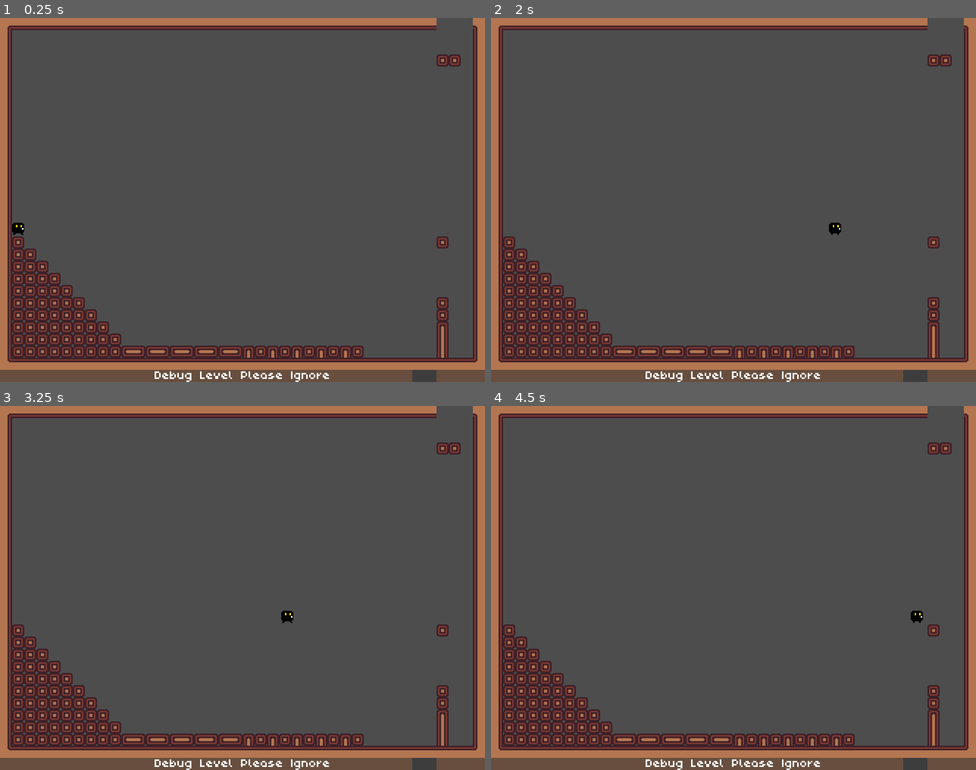
Above: before the commit, frames 1-4 (two rows, left to right).
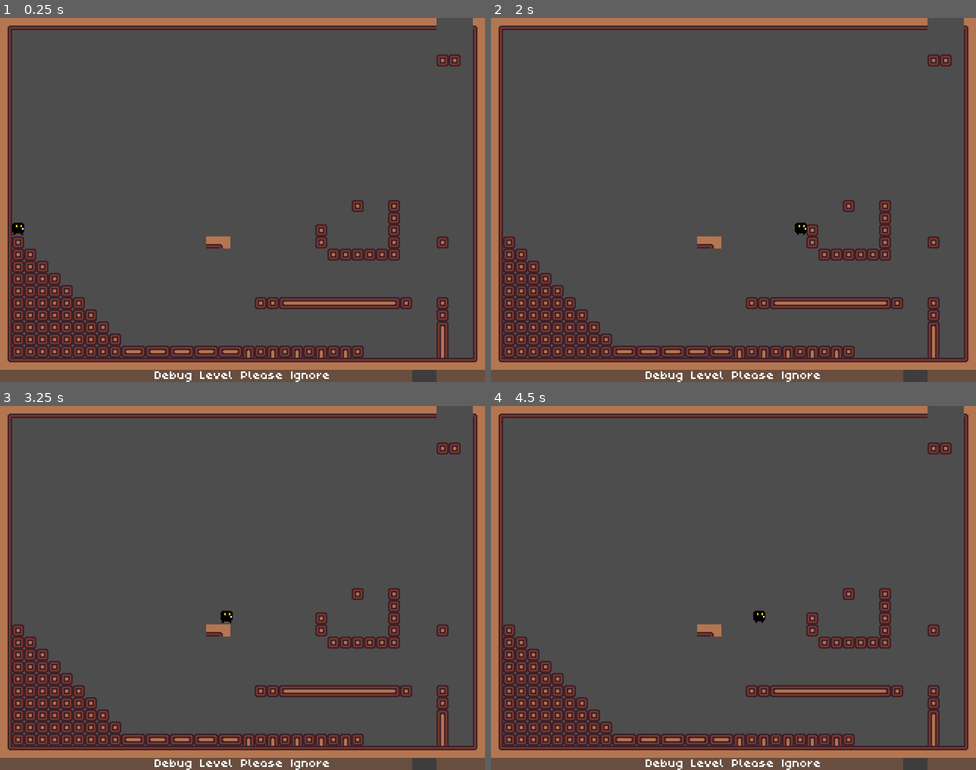
Above: after the commit, the same moments.

Repository: Team-Bunglon/phantom-striker
Game: Godot game, scene res://levels/level0.tscn
The game is run twice, just before and just after one commit, with the same random seed, the same clock (stepped at 60 frames per second) and the same inputs. This scene is started directly instead of the project's main scene.
Inputs:
- Up to frame 1 (0.25 s): no input
- Up to frame 2 (2 s): tap Enter at 0.5 s; hold S (crouch) 0.53-1.28 s; hold D (move_right) from 0.53 s (still down); tap W (jump) at 0.77, 1.52 s; tap S (crouch) at 1.35 s
- Up to frame 3 (3.25 s): release D (move_right) at 2.03 s; hold A (move_left) 2.03-2.78 s; hold S (crouch) 2.03-2.78 s; hold D (move_right) from 2.78 s (still down); tap S (crouch) at 2.85 s; tap W (jump) at 3.02 s
- Up to frame 4 (4.5 s): hold S (crouch) 3.53-4.28 s; tap W (jump) at 3.77 s; release D (move_right) at 4.28 s; hold A (move_left) from 4.28 s (still down); tap S (crouch) at 4.35 s

The runs differ from the first frame. In frame 1, 2.3% of the frame differs, in the area x 42-85%, y 50-80%; in frame 2, 2.4%; in frame 3, 2.4%; in frame 4, 2.4%, in the area x 42-90%, y 50-80%.
Error in both runs: Invalid operands 'float' and 'Vector2' in operator '+'. (res://objects/player.gd:107)

Commit message:
AutoTile

Diff:
--- a/assets/sprites/tiles.tres
+++ b/assets/sprites/tiles.tres
@@ -13,45 +13,120 @@
 [sub_resource type="TileSetAtlasSource" id="TileSetAtlasSource_nt6jq"]
 texture = ExtResource("1_q0u8h")
 0:0/0 = 0
+0:0/0/terrain_set = 0
+0:0/0/terrain = 0
 0:0/0/physics_layer_0/linear_velocity = Vector2(0, 0)
 0:0/0/physics_layer_0/angular_velocity = 0.0
 0:0/0/physics_layer_0/polygon_0/points = PackedVector2Array(-8, -8, 8, -8, 8, 8, -8, 8)
+0:0/0/terrains_peering_bit/right_side = 0
+0:0/0/terrains_peering_bit/bottom_side = 0
+0:0/0/terrains_peering_bit/bottom_left_corner = 0
+0:0/0/terrains_peering_bit/left_side = 0
+0:0/0/terrains_peering_bit/top_left_corner = 0
+0:0/0/terrains_peering_bit/top_side = 0
+0:0/0/terrains_peering_bit/top_right_corner = 0
 1:0/0 = 0
+1:0/0/terrain_set = 0
+1:0/0/terrain = 0
 1:0/0/physics_layer_0/linear_velocity = Vector2(0, 0)
 1:0/0/physics_layer_0/angular_velocity = 0.0
 1:0/0/physics_layer_0/polygon_0/points = PackedVector2Array(-8, -8, 8, -8, 8, 8, -8, 8)
+1:0/0/terrains_peering_bit/right_side = 0
+1:0/0/terrains_peering_bit/left_side = 0
+1:0/0/terrains_peering_bit/top_left_corner = 0
+1:0/0/terrains_peering_bit/top_side = 0
+1:0/0/terrains_peering_bit/top_right_corner = 0
 2:0/0 = 0
+2:0/0/terrain_set = 0
+2:0/0/terrain = 0
 2:0/0/physics_layer_0/linear_velocity = Vector2(0, 0)
 2:0/0/physics_layer_0/angular_velocity = 0.0
 2:0/0/physics_layer_0/polygon_0/points = PackedVector2Array(-8, -8, 8, -8, 8, 8, -8, 8)
+2:0/0/terrains_peering_bit/right_side = 0
+2:0/0/terrains_peering_bit/bottom_right_corner = 0
+2:0/0/terrains_peering_bit/bottom_side = 0
+2:0/0/terrains_peering_bit/left_side = 0
+2:0/0/terrains_peering_bit/top_left_corner = 0
+2:0/0/terrains_peering_bit/top_side = 0
+2:0/0/terrains_peering_bit/top_right_corner = 0
 3:0/0 = 0
+3:0/0/terrain_set = 0
+3:0/0/terrain = 0
 3:0/0/physics_layer_0/linear_velocity = Vector2(0, 0)
 3:0/0/physics_layer_0/angular_velocity = 0.0
 3:0/0/physics_layer_0/polygon_0/points = PackedVector2Array(-8, -8, 8, -8, 8, 8, -8, 8)
+3:0/0/terrains_peering_bit/right_side = 0
+3:0/0/terrains_peering_bit/bottom_right_corner = 0
+3:0/0/terrains_peering_bit/bottom_side = 0
 4:0/0 = 0
+4:0/0/terrain_set = 0
+4:0/0/terrain = 0
 4:0/0/physics_layer_0/linear_velocity = Vector2(0, 0)
 4:0/0/physics_layer_0/angular_velocity = 0.0
 4:0/0/physics_layer_0/polygon_0/points = PackedVector2Array(-8, -8, 8, -8, 8, 8, -8, 8)
+4:0/0/terrains_peering_bit/bottom_side = 0
+4:0/0/terrains_peering_bit/bottom_left_corner = 0
+4:0/0/terrains_peering_bit/left_side = 0
 5:0/0 = 0
+5:0/0/terrain_set = 0
+5:0/0/terrain = 0
 5:0/0/physics_layer_0/linear_velocity = Vector2(0, 0)
 5:0/0/physics_layer_0/angular_velocity = 0.0
 5:0/0/physics_layer_0/polygon_0/points = PackedVector2Array(-8, -8, 8, -8, 8, 8, -8, 8)
+5:0/0/terrains_peering_bit/right_side = 0
+5:0/0/terrains_peering_bit/bottom_side = 0
+5:0/0/terrains_peering_bit/left_side = 0
+5:0/0/terrains_peering_bit/top_left_corner = 0
+5:0/0/terrains_peering_bit/top_side = 0
+5:0/0/terrains_peering_bit/top_right_corner = 0
 6:0/0 = 0
+6:0/0/terrain_set = 0
+6:0/0/terrain = 0
 6:0/0/physics_layer_0/linear_velocity = Vector2(0, 0)
 6:0/0/physics_layer_0/angular_velocity = 0.0
 6:0/0/physics_layer_0/polygon_0/points = PackedVector2Array(-8, -8, 8, -8, 8, 8, -8, 8)
+6:0/0/terrains_peering_bit/right_side = 0
+6:0/0/terrains_peering_bit/bottom_right_corner = 0
+6:0/0/terrains_peering_bit/bottom_side = 0
+6:0/0/terrains_peering_bit/left_side = 0
+6:0/0/terrains_peering_bit/top_side = 0
+6:0/0/terrains_peering_bit/top_right_corner = 0
 7:0/0 = 0
+7:0/0/terrain_set = 0
+7:0/0/terrain = 0
 7:0/0/physics_layer_0/linear_velocity = Vector2(0, 0)
 7:0/0/physics_layer_0/angular_velocity = 0.0
 7:0/0/physics_layer_0/polygon_0/points = PackedVector2Array(-8, -8, 8, -8, 8, 8, -8, 8)
+7:0/0/terrains_peering_bit/right_side = 0
+7:0/0/terrains_peering_bit/bottom_right_corner = 0
+7:0/0/terrains_peering_bit/bottom_side = 0
+7:0/0/terrains_peering_bit/left_side = 0
+7:0/0/terrains_peering_bit/top_side = 0
 8:0/0 = 0
+8:0/0/terrain_set = 0
+8:0/0/terrain = 0
 8:0/0/physics_layer_0/linear_velocity = Vector2(0, 0)
 8:0/0/physics_layer_0/angular_velocity = 0.0
 8:0/0/physics_layer_0/polygon_0/points = PackedVector2Array(-8, -8, 8, -8, 8, 8, -8, 8)
+8:0/0/terrains_peering_bit/right_side = 0
+8:0/0/terrains_peering_bit/bottom_side = 0
+8:0/0/terrains_peering_bit/bottom_left_corner = 0
+8:0/0/terrains_peering_bit/left_side = 0
+8:0/0/terrains_peering_bit/top_side = 0
 9:0/0 = 0
+9:0/0/terrain_set = 0
+9:0/0/terrain = 0
 9:0/0/physics_layer_0/linear_velocity = Vector2(0, 0)
 9:0/0/physics_layer_0/angular_velocity = 0.0
 9:0/0/physics_layer_0/polygon_0/points = PackedVector2Array(-8, -8, 8, -8, 8, 8, -8, 8)
+9:0/0/terrains_peering_bit/right_side = 0
+9:0/0/terrains_peering_bit/bottom_right_corner = 0
+9:0/0/terrains_peering_bit/bottom_side = 0
+9:0/0/terrains_peering_bit/bottom_left_corner = 0
+9:0/0/terrains_peering_bit/left_side = 0
+9:0/0/terrains_peering_bit/top_left_corner = 0
+9:0/0/terrains_peering_bit/top_side = 0
+9:0/0/terrains_peering_bit/top_right_corner = 0
 10:0/0 = 0
 10:0/0/physics_layer_0/linear_velocity = Vector2(0, 0)
 10:0/0/physics_layer_0/angular_velocity = 0.0
@@ -61,45 +136,119 @@
 11:0/0/physics_layer_0/angular_velocity = 0.0
 11:0/0/physics_layer_0/polygon_0/points = PackedVector2Array(-8, -8, 8, -8, 8, 8, -8, 8)
 0:1/0 = 0
+0:1/0/terrain_set = 0
+0:1/0/terrain = 0
 0:1/0/physics_layer_0/linear_velocity = Vector2(0, 0)
 0:1/0/physics_layer_0/angular_velocity = 0.0
 0:1/0/physics_layer_0/polygon_0/points = PackedVector2Array(-8, -8, 8, -8, 8, 8, -8, 8)
+0:1/0/terrains_peering_bit/bottom_side = 0
+0:1/0/terrains_peering_bit/bottom_left_corner = 0
+0:1/0/terrains_peering_bit/left_side = 0
+0:1/0/terrains_peering_bit/top_left_corner = 0
+0:1/0/terrains_peering_bit/top_side = 0
 1:1/0 = 0
+1:1/0/terrain_set = 0
+1:1/0/terrain = 0
 1:1/0/physics_layer_0/linear_velocity = Vector2(0, 0)
 1:1/0/physics_layer_0/angular_velocity = 0.0
 1:1/0/physics_layer_0/polygon_0/points = PackedVector2Array(-8, -8, 8, -8, 8, 8, -8, 8)
+1:1/0/terrains_peering_bit/right_side = 0
+1:1/0/terrains_peering_bit/bottom_right_corner = 0
+1:1/0/terrains_peering_bit/bottom_side = 0
+1:1/0/terrains_peering_bit/bottom_left_corner = 0
+1:1/0/terrains_peering_bit/left_side = 0
+1:1/0/terrains_peering_bit/top_left_corner = 0
+1:1/0/terrains_peering_bit/top_side = 0
+1:1/0/terrains_peering_bit/top_right_corner = 0
 2:1/0 = 0
+2:1/0/terrain_set = 0
+2:1/0/terrain = 0
 2:1/0/physics_layer_0/linear_velocity = Vector2(0, 0)
 2:1/0/physics_layer_0/angular_velocity = 0.0
 2:1/0/physics_layer_0/polygon_0/points = PackedVector2Array(-8, -8, 8, -8, 8, 8, -8, 8)
+2:1/0/terrains_peering_bit/right_side = 0
+2:1/0/terrains_peering_bit/bottom_right_corner = 0
+2:1/0/terrains_peering_bit/bottom_side = 0
+2:1/0/terrains_peering_bit/top_side = 0
+2:1/0/terrains_peering_bit/top_right_corner = 0
 3:1/0 = 0
+3:1/0/terrain_set = 0
+3:1/0/terrain = 0
 3:1/0/physics_layer_0/linear_velocity = Vector2(0, 0)
 3:1/0/physics_layer_0/angular_velocity = 0.0
 3:1/0/physics_layer_0/polygon_0/points = PackedVector2Array(-8, -8, 8, -8, 8, 8, -8, 8)
+3:1/0/terrains_peering_bit/right_side = 0
+3:1/0/terrains_peering_bit/top_side = 0
+3:1/0/terrains_peering_bit/top_right_corner = 0
 4:1/0 = 0
+4:1/0/terrain_set = 0
+4:1/0/terrain = 0
 4:1/0/physics_layer_0/linear_velocity = Vector2(0, 0)
 4:1/0/physics_layer_0/angular_velocity = 0.0
 4:1/0/physics_layer_0/polygon_0/points = PackedVector2Array(-8, -8, 8, -8, 8, 8, -8, 8)
+4:1/0/terrains_peering_bit/left_side = 0
+4:1/0/terrains_peering_bit/top_left_corner = 0
+4:1/0/terrains_peering_bit/top_side = 0
 5:1/0 = 0
+5:1/0/terrain_set = 0
+5:1/0/terrain = 0
 5:1/0/physics_layer_0/linear_velocity = Vector2(0, 0)
 5:1/0/physics_layer_0/angular_velocity = 0.0
 5:1/0/physics_layer_0/polygon_0/points = PackedVector2Array(-8, -8, 8, -8, 8, 8, -8, 8)
+5:1/0/terrains_peering_bit/right_side = 0
+5:1/0/terrains_peering_bit/bottom_right_corner = 0
+5:1/0/terrains_peering_bit/bottom_side = 0
+5:1/0/terrains_peering_bit/bottom_left_corner = 0
+5:1/0/terrains_peering_bit/left_side = 0
+5:1/0/terrains_peering_bit/top_side = 0
 6:1/0 = 0
+6:1/0/terrain_set = 0
+6:1/0/terrain = 0
 6:1/0/physics_layer_0/linear_velocity = Vector2(0, 0)
 6:1/0/physics_layer_0/angular_velocity = 0.0
 6:1/0/physics_layer_0/polygon_0/points = PackedVector2Array(-8, -8, 8, -8, 8, 8, -8, 8)
+6:1/0/terrains_peering_bit/right_side = 0
+6:1/0/terrains_peering_bit/bottom_side = 0
+6:1/0/terrains_peering_bit/bottom_left_corner = 0
+6:1/0/terrains_peering_bit/left_side = 0
+6:1/0/terrains_peering_bit/top_left_corner = 0
+6:1/0/terrains_peering_bit/top_side = 0
 7:1/0 = 0
+7:1/0/terrain_set = 0
+7:1/0/terrain = 0
 7:1/0/physics_layer_0/linear_velocity = Vector2(0, 0)
 7:1/0/physics_layer_0/angular_velocity = 0.0
 7:1/0/physics_layer_0/polygon_0/points = PackedVector2Array(-8, -8, 8, -8, 8, 8, -8, 8)
+7:1/0/terrains_peering_bit/right_side = 0
+7:1/0/terrains_peering_bit/bottom_side = 0
+7:1/0/terrains_peering_bit/left_side = 0
+7:1/0/terrains_peering_bit/top_side = 0
+7:1/0/terrains_peering_bit/top_right_corner = 0
 8:1/0 = 0
+8:1/0/terrain_set = 0
+8:1/0/terrain = 0
 8:1/0/physics_layer_0/linear_velocity = Vector2(0, 0)
 8:1/0/physics_layer_0/angular_velocity = 0.0
 8:1/0/physics_layer_0/polygon_0/points = PackedVector2Array(-8, -8, 8, -8, 8, 8, -8, 8)
+8:1/0/terrains_peering_bit/right_side = 0
+8:1/0/terrains_peering_bit/bottom_side = 0
+8:1/0/terrains_peering_bit/left_side = 0
+8:1/0/terrains_peering_bit/top_left_corner = 0
+8:1/0/terrains_peering_bit/top_side = 0
 9:1/0 = 0
+9:1/0/terrain_set = 0
+9:1/0/terrain = 0
 9:1/0/physics_layer_0/linear_velocity = Vector2(0, 0)
 9:1/0/physics_layer_0/angular_velocity = 0.0
 9:1/0/physics_layer_0/polygon_0/points = PackedVector2Array(-8, -8, 8, -8, 8, 8, -8, 8)
+9:1/0/terrains_peering_bit/right_side = 0
+9:1/0/terrains_peering_bit/bottom_right_corner = 0
+9:1/0/terrains_peering_bit/bottom_side = 0
+9:1/0/terrains_peering_bit/bottom_left_corner = 0
+9:1/0/terrains_peering_bit/left_side = 0
+9:1/0/terrains_peering_bit/top_left_corner = 0
+9:1/0/terrains_peering_bit/top_side = 0
+9:1/0/terrains_peering_bit/top_right_corner = 0
 10:1/0 = 0
 10:1/0/physics_layer_0/linear_velocity = Vector2(0, 0)
 10:1/0/physics_layer_0/angular_velocity = 0.0
@@ -109,45 +258,110 @@
 11:1/0/physics_layer_0/angular_velocity = 0.0
 11:1/0/physics_layer_0/polygon_0/points = PackedVector2Array(-8, -8, 8, -8, 8, 8, -8, 8)
 0:2/0 = 0
+0:2/0/terrain_set = 0
+0:2/0/terrain = 0
 0:2/0/physics_layer_0/linear_velocity = Vector2(0, 0)
 0:2/0/physics_layer_0/angular_velocity = 0.0
 0:2/0/physics_layer_0/polygon_0/points = PackedVector2Array(-8, -8, 8, -8, 8, 8, -8, 8)
+0:2/0/terrains_peering_bit/right_side = 0
+0:2/0/terrains_peering_bit/bottom_right_corner = 0
+0:2/0/terrains_peering_bit/bottom_side = 0
+0:2/0/terrains_peering_bit/bottom_left_corner = 0
+0:2/0/terrains_peering_bit/left_side = 0
+0:2/0/terrains_peering_bit/top_left_corner = 0
+0:2/0/terrains_peering_bit/top_side = 0
 1:2/0 = 0
+1:2/0/terrain_set = 0
+1:2/0/terrain = 0
 1:2/0/physics_layer_0/linear_velocity = Vector2(0, 0)
 1:2/0/physics_layer_0/angular_velocity = 0.0
 1:2/0/physics_layer_0/polygon_0/points = PackedVector2Array(-8, -8, 8, -8, 8, 8, -8, 8)
+1:2/0/terrains_peering_bit/right_side = 0
+1:2/0/terrains_peering_bit/bottom_right_corner = 0
+1:2/0/terrains_peering_bit/bottom_side = 0
+1:2/0/terrains_peering_bit/bottom_left_corner = 0
+1:2/0/terrains_peering_bit/left_side = 0
 2:2/0 = 0
+2:2/0/terrain_set = 0
+2:2/0/terrain = 0
 2:2/0/physics_layer_0/linear_velocity = Vector2(0, 0)
 2:2/0/physics_layer_0/angular_velocity = 0.0
 2:2/0/physics_layer_0/polygon_0/points = PackedVector2Array(-8, -8, 8, -8, 8, 8, -8, 8)
+2:2/0/terrains_peering_bit/right_side = 0
+2:2/0/terrains_peering_bit/bottom_right_corner = 0
+2:2/0/terrains_peering_bit/bottom_side = 0
+2:2/0/terrains_peering_bit/bottom_left_corner = 0
+2:2/0/terrains_peering_bit/left_side = 0
+2:2/0/terrains_peering_bit/top_side = 0
+2:2/0/terrains_peering_bit/top_right_corner = 0
 3:2/0 = 0
+3:2/0/terrain_set = 0
+3:2/0/terrain = 0
 3:2/0/physics_layer_0/linear_velocity = Vector2(0, 0)
 3:2/0/physics_layer_0/angular_velocity = 0.0
 3:2/0/physics_layer_0/polygon_0/points = PackedVector2Array(-8, -8, 8, -8, 8, 8, -8, 8)
 4:2/0 = 0
+4:2/0/terrain_set = 0
+4:2/0/terrain = 0
 4:2/0/physics_layer_0/linear_velocity = Vector2(0, 0)
 4:2/0/physics_layer_0/angular_velocity = 0.0
 4:2/0/physics_layer_0/polygon_0/points = PackedVector2Array(-8, -8, 8, -8, 8, 8, -8, 8)
+4:2/0/terrains_peering_bit/right_side = 0
+4:2/0/terrains_peering_bit/bottom_side = 0
+4:2/0/terrains_peering_bit/left_side = 0
+4:2/0/terrains_peering_bit/top_side = 0
 5:2/0 = 0
+5:2/0/terrain_set = 0
+5:2/0/terrain = 0
 5:2/0/physics_layer_0/linear_velocity = Vector2(0, 0)
 5:2/0/physics_layer_0/angular_velocity = 0.0
 5:2/0/physics_layer_0/polygon_0/points = PackedVector2Array(-8, -8, 8, -8, 8, 8, -8, 8)
+5:2/0/terrains_peering_bit/left_side = 0
 6:2/0 = 0
+6:2/0/terrain_set = 0
+6:2/0/terrain = 0
 6:2/0/physics_layer_0/linear_velocity = Vector2(0, 0)
 6:2/0/physics_layer_0/angular_velocity = 0.0
 6:2/0/physics_layer_0/polygon_0/points = PackedVector2Array(-8, -8, 8, -8, 8, 8, -8, 8)
+6:2/0/terrains_peering_bit/right_side = 0
 7:2/0 = 0
+7:2/0/terrain_set = 0
+7:2/0/terrain = 0
 7:2/0/physics_layer_0/linear_velocity = Vector2(0, 0)
 7:2/0/physics_layer_0/angular_velocity = 0.0
 7:2/0/physics_layer_0/polygon_0/points = PackedVector2Array(-8, -8, 8, -8, 8, 8, -8, 8)
+7:2/0/terrains_peering_bit/right_side = 0
+7:2/0/terrains_peering_bit/bottom_right_corner = 0
+7:2/0/terrains_peering_bit/bottom_side = 0
+7:2/0/terrains_peering_bit/left_side = 0
+7:2/0/terrains_peering_bit/top_left_corner = 0
+7:2/0/terrains_peering_bit/top_side = 0
 8:2/0 = 0
+8:2/0/terrain_set = 0
+8:2/0/terrain = 0
 8:2/0/physics_layer_0/linear_velocity = Vector2(0, 0)
 8:2/0/physics_layer_0/angular_velocity = 0.0
 8:2/0/physics_layer_0/polygon_0/points = PackedVector2Array(-8, -8, 8, -8, 8, 8, -8, 8)
+8:2/0/terrains_peering_bit/right_side = 0
+8:2/0/terrains_peering_bit/bottom_side = 0
+8:2/0/terrains_peering_bit/bottom_left_corner = 0
+8:2/0/terrains_peering_bit/left_side = 0
+8:2/0/terrains_peering_bit/top_side = 0
+8:2/0/terrains_peering_bit/top_right_corner = 0
 9:2/0 = 0
+9:2/0/terrain_set = 0
+9:2/0/terrain = 0
 9:2/0/physics_layer_0/linear_velocity = Vector2(0, 0)
 9:2/0/physics_layer_0/angular_velocity = 0.0
 9:2/0/physics_layer_0/polygon_0/points = PackedVector2Array(-8, -8, 8, -8, 8, 8, -8, 8)
+9:2/0/terrains_peering_bit/right_side = 0
+9:2/0/terrains_peering_bit/bottom_right_corner = 0
+9:2/0/terrains_peering_bit/bottom_side = 0
+9:2/0/terrains_peering_bit/bottom_left_corner = 0
+9:2/0/terrains_peering_bit/left_side = 0
+9:2/0/terrains_peering_bit/top_left_corner = 0
+9:2/0/terrains_peering_bit/top_side = 0
+9:2/0/terrains_peering_bit/top_right_corner = 0
 10:2/0 = 0
 10:2/0/physics_layer_0/linear_velocity = Vector2(0, 0)
 10:2/0/physics_layer_0/angular_velocity = 0.0
@@ -157,45 +371,94 @@
 11:2/0/physics_layer_0/angular_velocity = 0.0
 11:2/0/physics_layer_0/polygon_0/points = PackedVector2Array(-8, -8, 8, -8, 8, 8, -8, 8)
 0:3/0 = 0
+0:3/0/terrain_set = 0
+0:3/0/terrain = 0
 0:3/0/physics_layer_0/linear_velocity = Vector2(0, 0)
 0:3/0/physics_layer_0/angular_velocity = 0.0
 0:3/0/physics_layer_0/polygon_0/points = PackedVector2Array(-8, -8, 8, -8, 8, 8, -8, 8)
+0:3/0/terrains_peering_bit/right_side = 0
+0:3/0/terrains_peering_bit/left_side = 0
+0:3/0/terrains_peering_bit/top_side = 0
+0:3/0/terrains_peering_bit/top_right_corner = 0
 1:3/0 = 0
+1:3/0/terrain_set = 0
+1:3/0/terrain = 0
 1:3/0/physics_layer_0/linear_velocity = Vector2(0, 0)
 1:3/0/physics_layer_0/angular_velocity = 0.0
 1:3/0/physics_layer_0/polygon_0/points = PackedVector2Array(-8, -8, 8, -8, 8, 8, -8, 8)
+1:3/0/terrains_peering_bit/right_side = 0
+1:3/0/terrains_peering_bit/left_side = 0
+1:3/0/terrains_peering_bit/top_left_corner = 0
+1:3/0/terrains_peering_bit/top_side = 0
 2:3/0 = 0
+2:3/0/terrain_set = 0
+2:3/0/terrain = 0
 2:3/0/physics_layer_0/linear_velocity = Vector2(0, 0)
 2:3/0/physics_layer_0/angular_velocity = 0.0
 2:3/0/physics_layer_0/polygon_0/points = PackedVector2Array(-8, -8, 8, -8, 8, 8, -8, 8)
+2:3/0/terrains_peering_bit/right_side = 0
+2:3/0/terrains_peering_bit/left_side = 0
+2:3/0/terrains_peering_bit/top_side = 0
 3:3/0 = 0
+3:3/0/terrain_set = 0
+3:3/0/terrain = 0
 3:3/0/physics_layer_0/linear_velocity = Vector2(0, 0)
 3:3/0/physics_layer_0/angular_velocity = 0.0
 3:3/0/physics_layer_0/polygon_0/points = PackedVector2Array(-8, -8, 8, -8, 8, 8, -8, 8)
+3:3/0/terrains_peering_bit/right_side = 0
+3:3/0/terrains_peering_bit/left_side = 0
 4:3/0 = 0
+4:3/0/terrain_set = 0
+4:3/0/terrain = 0
 4:3/0/physics_layer_0/linear_velocity = Vector2(0, 0)
 4:3/0/physics_layer_0/angular_velocity = 0.0
 4:3/0/physics_layer_0/polygon_0/points = PackedVector2Array(-8, -8, 8, -8, 8, 8, -8, 8)
+4:3/0/terrains_peering_bit/right_side = 0
+4:3/0/terrains_peering_bit/bottom_right_corner = 0
+4:3/0/terrains_peering_bit/bottom_side = 0
+4:3/0/terrains_peering_bit/top_side = 0
 5:3/0 = 0
+5:3/0/terrain_set = 0
+5:3/0/terrain = 0
 5:3/0/physics_layer_0/linear_velocity = Vector2(0, 0)
 5:3/0/physics_layer_0/angular_velocity = 0.0
 5:3/0/physics_layer_0/polygon_0/points = PackedVector2Array(-8, -8, 8, -8, 8, 8, -8, 8)
+5:3/0/terrains_peering_bit/bottom_side = 0
+5:3/0/terrains_peering_bit/bottom_left_corner = 0
+5:3/0/terrains_peering_bit/left_side = 0
+5:3/0/terrains_peering_bit/top_side = 0
 6:3/0 = 0
+6:3/0/terrain_set = 0
+6:3/0/terrain = 0
 6:3/0/physics_layer_0/linear_velocity = Vector2(0, 0)
 6:3/0/physics_layer_0/angular_velocity = 0.0
 6:3/0/physics_layer_0/polygon_0/points = PackedVector2Array(-8, -8, 8, -8, 8, 8, -8, 8)
+6:3/0/terrains_peering_bit/right_side = 0
+6:3/0/terrains_peering_bit/bottom_side = 0
+6:3/0/terrains_peering_bit/top_side = 0
 7:3/0 = 0
+7:3/0/terrain_set = 0
+7:3/0/terrain = 0
 7:3/0/physics_layer_0/linear_velocity = Vector2(0, 0)
 7:3/0/physics_layer_0/angular_velocity = 0.0
 7:3/0/physics_layer_0/polygon_0/points = PackedVector2Array(-8, -8, 8, -8, 8, 8, -8, 8)
+7:3/0/terrains_peering_bit/top_side = 0
 8:3/0 = 0
+8:3/0/terrain_set = 0
+8:3/0/terrain = 0
 8:3/0/physics_layer_0/linear_velocity = Vector2(0, 0)
 8:3/0/physics_layer_0/angular_velocity = 0.0
 8:3/0/physics_layer_0/polygon_0/points = PackedVector2Array(-8, -8, 8, -8, 8, 8, -8, 8)
+8:3/0/terrains_peering_bit/right_side = 0
+8:3/0/terrains_peering_bit/bottom_side = 0
 9:3/0 = 0
+9:3/0/terrain_set = 0
+9:3/0/terrain = 0
 9:3/0/physics_layer_0/linear_velocity = Vector2(0, 0)
 9:3/0/physics_layer_0/angular_velocity = 0.0
 9:3/0/physics_layer_0/polygon_0/points = PackedVector2Array(-8, -8, 8, -8, 8, 8, -8, 8)
+9:3/0/terrains_peering_bit/bottom_side = 0
+9:3/0/terrains_peering_bit/left_side = 0
 10:3/0 = 0
 10:3/0/physics_layer_0/linear_velocity = Vector2(0, 0)
 10:3/0/physics_layer_0/angular_velocity = 0.0
@@ -205,45 +468,94 @@
 11:3/0/physics_layer_0/angular_velocity = 0.0
 11:3/0/physics_layer_0/polygon_0/points = PackedVector2Array(-8, -8, 8, -8, 8, 8, -8, 8)
 0:4/0 = 0
+0:4/0/terrain_set = 0
+0:4/0/terrain = 0
 0:4/0/physics_layer_0/linear_velocity = Vector2(0, 0)
 0:4/0/physics_layer_0/angular_velocity = 0.0
 0:4/0/physics_layer_0/polygon_0/points = PackedVector2Array(-8, -8, 8, -8, 8, 8, -8, 8)
+0:4/0/terrains_peering_bit/right_side = 0
+0:4/0/terrains_peering_bit/bottom_right_corner = 0
+0:4/0/terrains_peering_bit/bottom_side = 0
+0:4/0/terrains_peering_bit/left_side = 0
 1:4/0 = 0
+1:4/0/terrain_set = 0
+1:4/0/terrain = 0
 1:4/0/physics_layer_0/linear_velocity = Vector2(0, 0)
 1:4/0/physics_layer_0/angular_velocity = 0.0
 1:4/0/physics_layer_0/polygon_0/points = PackedVector2Array(-8, -8, 8, -8, 8, 8, -8, 8)
+1:4/0/terrains_peering_bit/right_side = 0
+1:4/0/terrains_peering_bit/bottom_side = 0
+1:4/0/terrains_peering_bit/bottom_left_corner = 0
+1:4/0/terrains_peering_bit/left_side = 0
 2:4/0 = 0
+2:4/0/terrain_set = 0
+2:4/0/terrain = 0
 2:4/0/physics_layer_0/linear_velocity = Vector2(0, 0)
 2:4/0/physics_layer_0/angular_velocity = 0.0
 2:4/0/physics_layer_0/polygon_0/points = PackedVector2Array(-8, -8, 8, -8, 8, 8, -8, 8)
+2:4/0/terrains_peering_bit/right_side = 0
+2:4/0/terrains_peering_bit/bottom_side = 0
+2:4/0/terrains_peering_bit/left_side = 0
 3:4/0 = 0
+3:4/0/terrain_set = 0
+3:4/0/terrain = 0
 3:4/0/physics_layer_0/linear_velocity = Vector2(0, 0)
 3:4/0/physics_layer_0/angular_velocity = 0.0
 3:4/0/physics_layer_0/polygon_0/points = PackedVector2Array(-8, -8, 8, -8, 8, 8, -8, 8)
+3:4/0/terrains_peering_bit/bottom_side = 0
+3:4/0/terrains_peering_bit/top_side = 0
 4:4/0 = 0
+4:4/0/terrain_set = 0
+4:4/0/terrain = 0
 4:4/0/physics_layer_0/linear_velocity = Vector2(0, 0)
 4:4/0/physics_layer_0/angular_velocity = 0.0
 4:4/0/physics_layer_0/polygon_0/points = PackedVector2Array(-8, -8, 8, -8, 8, 8, -8, 8)
+4:4/0/terrains_peering_bit/right_side = 0
+4:4/0/terrains_peering_bit/bottom_side = 0
+4:4/0/terrains_peering_bit/top_side = 0
+4:4/0/terrains_peering_bit/top_right_corner = 0
 5:4/0 = 0
+5:4/0/terrain_set = 0
+5:4/0/terrain = 0
 5:4/0/physics_layer_0/linear_velocity = Vector2(0, 0)
 5:4/0/physics_layer_0/angular_velocity = 0.0
 5:4/0/physics_layer_0/polygon_0/points = PackedVector2Array(-8, -8, 8, -8, 8, 8, -8, 8)
+5:4/0/terrains_peering_bit/bottom_side = 0
+5:4/0/terrains_peering_bit/left_side = 0
+5:4/0/terrains_peering_bit/top_left_corner = 0
+5:4/0/terrains_peering_bit/top_side = 0
 6:4/0 = 0
+6:4/0/terrain_set = 0
+6:4/0/terrain = 0
 6:4/0/physics_layer_0/linear_velocity = Vector2(0, 0)
 6:4/0/physics_layer_0/angular_velocity = 0.0
 6:4/0/physics_layer_0/polygon_0/points = PackedVector2Array(-8, -8, 8, -8, 8, 8, -8, 8)
+6:4/0/terrains_peering_bit/bottom_side = 0
+6:4/0/terrains_peering_bit/left_side = 0
+6:4/0/terrains_peering_bit/top_side = 0
 7:4/0 = 0
+7:4/0/terrain_set = 0
+7:4/0/terrain = 0
 7:4/0/physics_layer_0/linear_velocity = Vector2(0, 0)
 7:4/0/physics_layer_0/angular_velocity = 0.0
 7:4/0/physics_layer_0/polygon_0/points = PackedVector2Array(-8, -8, 8, -8, 8, 8, -8, 8)
+7:4/0/terrains_peering_bit/bottom_side = 0
 8:4/0 = 0
+8:4/0/terrain_set = 0
+8:4/0/terrain = 0
 8:4/0/physics_layer_0/linear_velocity = Vector2(0, 0)
 8:4/0/physics_layer_0/angular_velocity = 0.0
 8:4/0/physics_layer_0/polygon_0/points = PackedVector2Array(-8, -8, 8, -8, 8, 8, -8, 8)
+8:4/0/terrains_peering_bit/right_side = 0
+8:4/0/terrains_peering_bit/top_side = 0
 9:4/0 = 0
+9:4/0/terrain_set = 0
+9:4/0/terrain = 0
 9:4/0/physics_layer_0/linear_velocity = Vector2(0, 0)
 9:4/0/physics_layer_0/angular_velocity = 0.0
 9:4/0/physics_layer_0/polygon_0/points = PackedVector2Array(-8, -8, 8, -8, 8, 8, -8, 8)
+9:4/0/terrains_peering_bit/left_side = 0
+9:4/0/terrains_peering_bit/top_side = 0
 10:4/0 = 0
 10:4/0/physics_layer_0/linear_velocity = Vector2(0, 0)
 10:4/0/physics_layer_0/angular_velocity = 0.0
@@ -256,5 +568,8 @@
 [resource]
 physics_layer_0/collision_layer = 11
 physics_layer_0/collision_mask = 11
+terrain_set_0/mode = 0
+terrain_set_0/terrain_0/name = "AutoTile"
+terrain_set_0/terrain_0/color = Color(0.5, 0.34375, 0.25, 1)
 sources/1 = SubResource("TileSetAtlasSource_nt6jq")
 sources/0 = SubResource("TileSetAtlasSource_dpcn5")
--- a/levels/level0.tscn
+++ b/levels/level0.tscn
@@ -43,7 +43,7 @@
 [node name="TileMap" type="TileMap" parent="."]
 tile_set = ExtResource("4_bygm3")
 format = 2
-layer_0/tile_data = PackedInt32Array(0, 1, 0, 65536, 1, 1, 1 …(4470 unchanged characters)… , 1507364, 196609, 2, 1572900, 196609, 2)
+layer_0/tile_data = PackedInt32Array(0, 1, 0, 65536, 1, 1, 1 …(4470 unchanged characters)… , 1507364, 196609, 2, 1572900, 196609, 2, 1179665, 65537, 0, 1179666, 131073, 0, 983069, 196609, 2, 1114138, 196609, 2, 1179674, 196609, 2, 1245211, 196609, 2, 1245212, 196609, 2, 1245213, 196609, 2, 1245214, 196609, 2, 1245215, 196609, 2, 1245216, 196609, 2, 1179680, 196609, 2, 1114144, 196609, 2, 1048608, 196609, 2, 983072, 196609, 2, 1507349, 196609, 2, 1507350, 196609, 2, 1507351, 393217, 2, 1507352, 196609, 3, 1507353, 196609, 3, 1507354, 196609, 3, 1507355, 196609, 3, 1507356, 196609, 3, 1507357, 196609, 3, 1507358, 196609, 3, 1507359, 196609, 3, 1507360, 327681, 2, 1507361, 196609, 2)
 
 [node name="KillZone" type="Area2D" parent="."]
 
